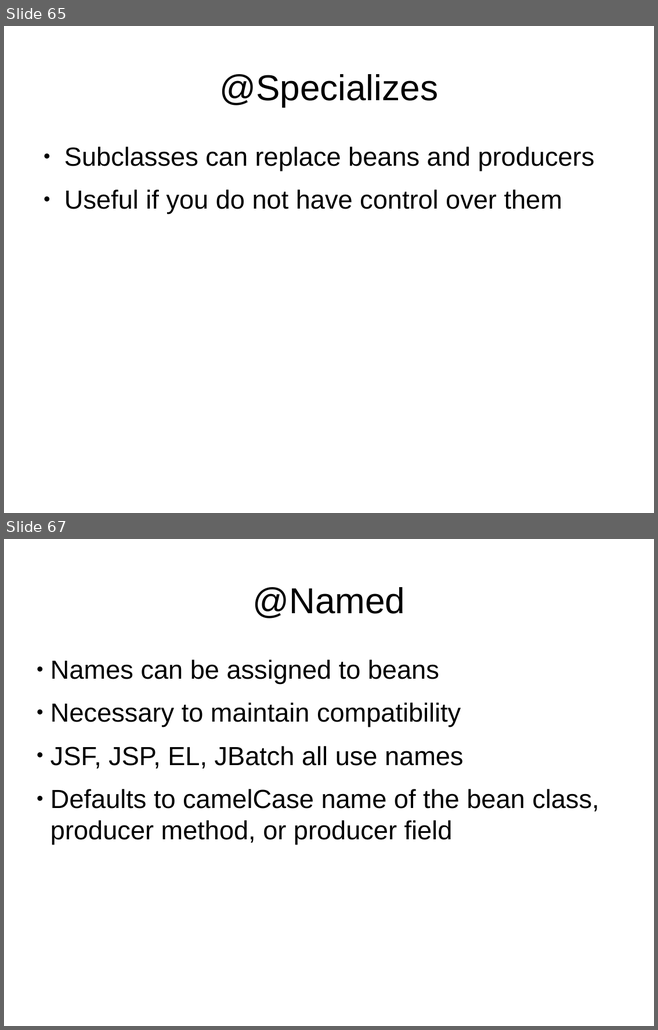
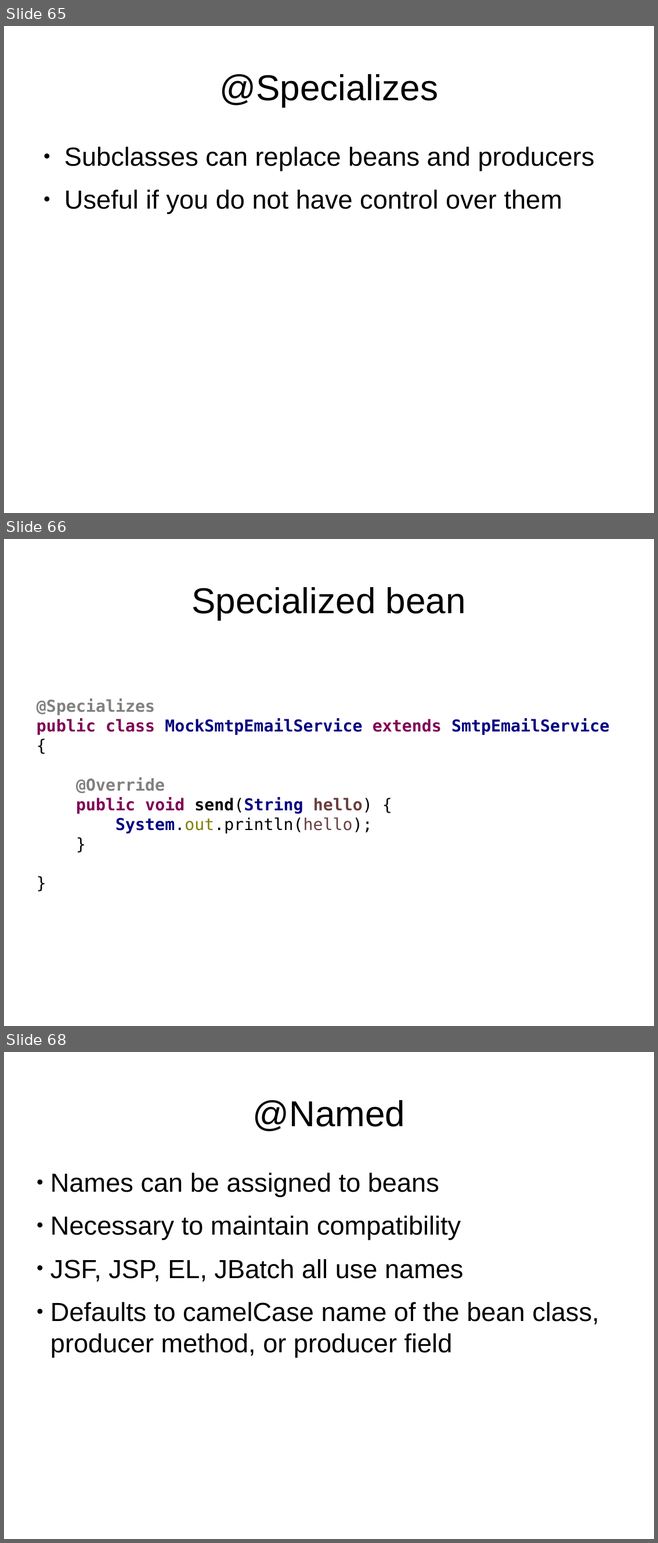
Before and after one commit to FrigoCoder/CDI, a slide deck: CDI.odp. Shown one above the other, each under a label of ours: slides 65 and 67 before the commit, slides 65, 66 and 68 after it; the slides between them are not shown. The pictures are 658x1030 and 658x1543 pixels, drawn with LibreOffice and Linux fonts; fonts in the diff are those of the drawing. Boxes give left, top, right and bottom in pixels: in the first picture for what was removed or moved away, otherwise in the second. Text is boxed around its words. In the diff, an @@ line names an element or a change of style, - is before the commit and + after.

```diff
--- a/CDI.odp
+++ b/CDI.odp
@@ slide 66 added at <box>4,539,654,1026</box>, background #FFFFFF @@
@@ title added at <box>191,587,466,620</box>, 44 pt, text #000000 @@
+Specialized bean
@@ text added at <box>36,699,609,834</box>, 20 pt, text #000080, bold @@
+@Specializes
+public class MockSmtpEmailService extends SmtpEmailService {
+@Override
+public void send(String hello) {
+System.out.println(hello);
+}
+}
@@ what was slide 67 is now slide 68 @@
```
Also in this commit, not shown: 2 slides changed.
